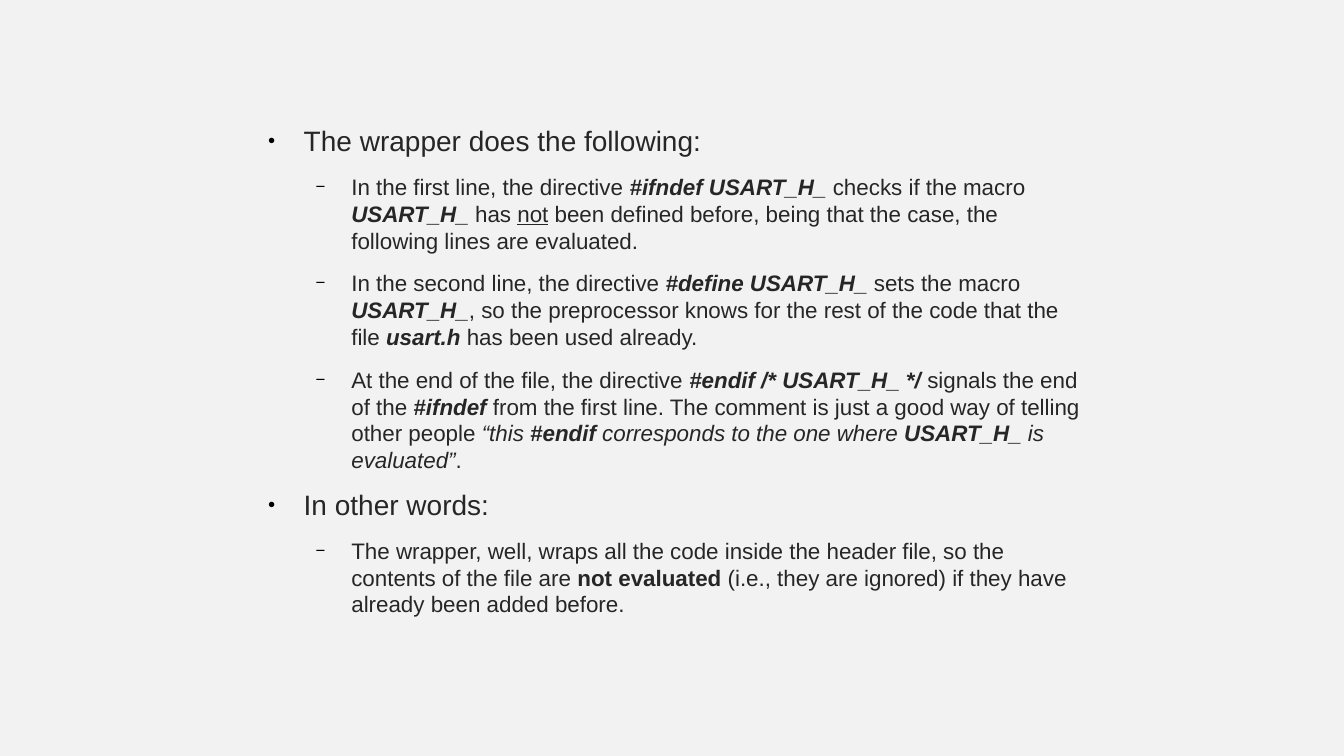
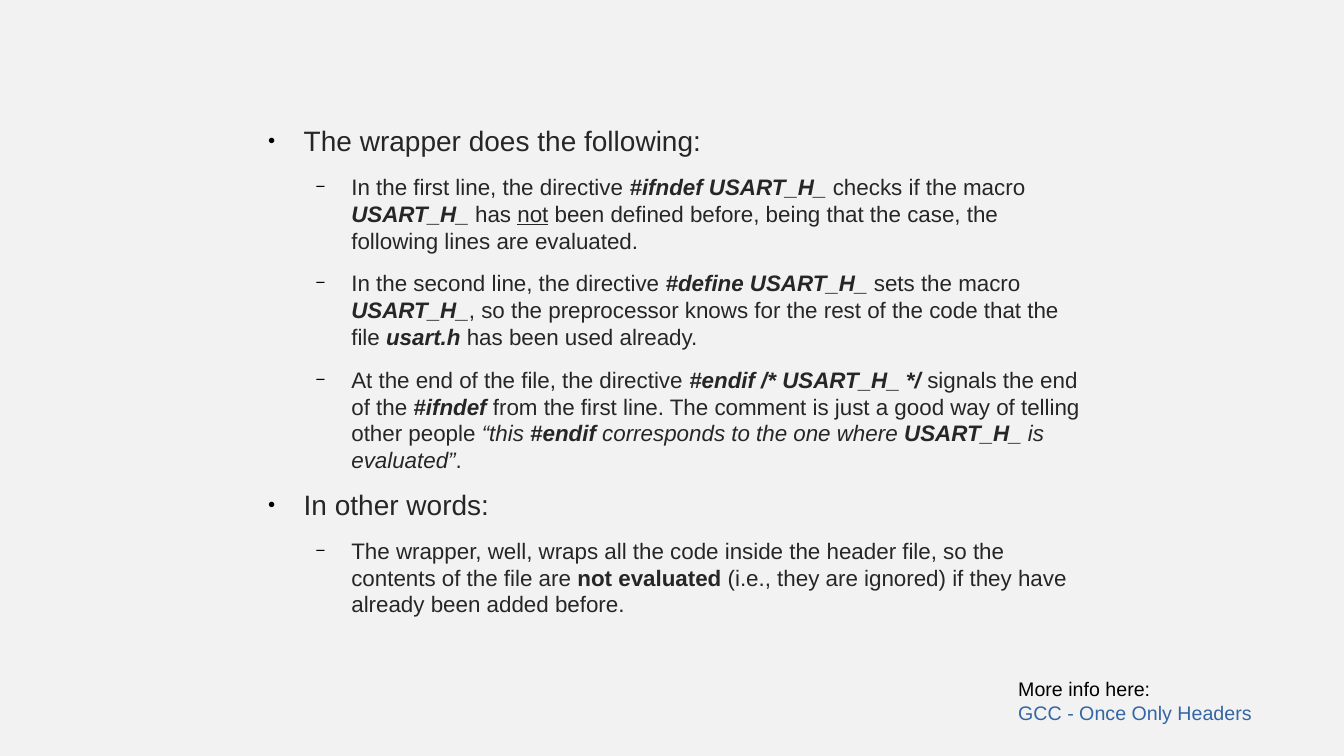
Before and after one commit to Equihua2211/I7266, a slide deck: slide 25 of 001_Slides/08_UART-USART.odp. Drawn at 1344x756 pixels with LibreOffice and Linux fonts; fonts in the diff are those of the drawing. Boxes give left, top, right and bottom in pixels: in the first picture for what was removed or moved away, otherwise in the second. Text is boxed around its words. In the diff, an @@ line names an element or a change of style, - is before the commit and + after.

```diff
--- a/001_Slides/08_UART-USART.odp
+++ b/001_Slides/08_UART-USART.odp
@@ text added at <box>1018,681,1251,724</box>, 14 pt, text #3465A4 @@
+More info here:
+GCC - Once Only Headers
```
Also in this commit, not shown: 1 slide added, 1 other file.
